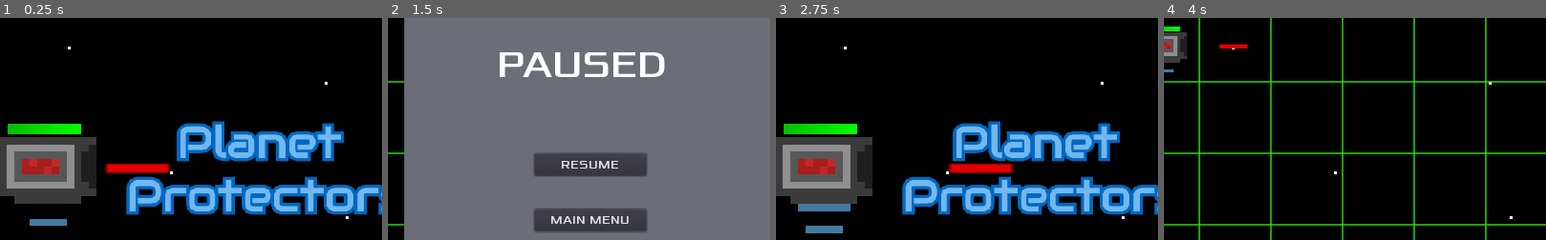
Above: before the commit, frames 1-4 (left to right).
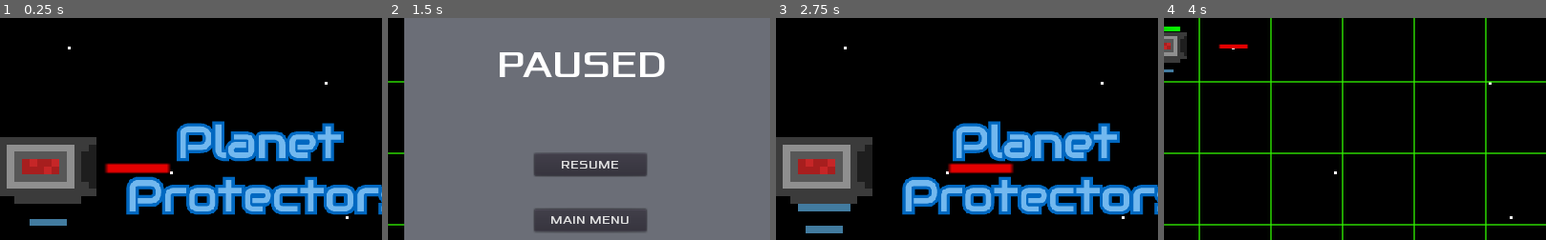
Above: after the commit, the same moments.

Repository: EthanMHolland/PlanetProtectors
Game: Godot game, scene res://src/TitleScreen.tscn
Two runs of this game, one before a commit and one after it. Both use one fixed random seed, a clock stepped at 60 frames per second and the inputs below.
Inputs (mouse positions are % of the whole screen's width and height, from its top left):
- Up to frame 1 (0.25 s): no input
- Up to frame 2 (1.5 s): click "PLAY" at 0.5 s; click "PAUSE" at 1.25 s
- Up to frame 3 (2.75 s): click "MAIN MENU" at 2 s
- Up to frame 4 (4 s): click "PLAY" at 2.75 s; move the mouse to (23, 16) at 3.52 s; tap 0 (add_funds) at 3.6 s; click (23, 16) at 3.67 s
The pictures show only the part of the screen within x 24-74%, y 10-60%; the shares and areas given below are measured in that part.

The runs differ from the first frame. In frame 1, 0.9% of the frame differs, in the area x 2-22%, y 47-53%; in frame 2, nothing differs; in frame 3, 0.9%; in frame 4, nothing differs.

Commit message:
Fix Title Screen Tower

Diff:
--- a/project/src/TitleScreen.gd
+++ b/project/src/TitleScreen.gd
@@ -1,4 +1,8 @@
 extends Node2D
+
+func _ready():
+	$LaserTower/HealthBar.hide()
+	$LaserTower._shots_left = 9999999999
 
 func _on_PlayButton_button_down():
 	var _ignored = get_tree().change_scene("res://src/Level.tscn")
